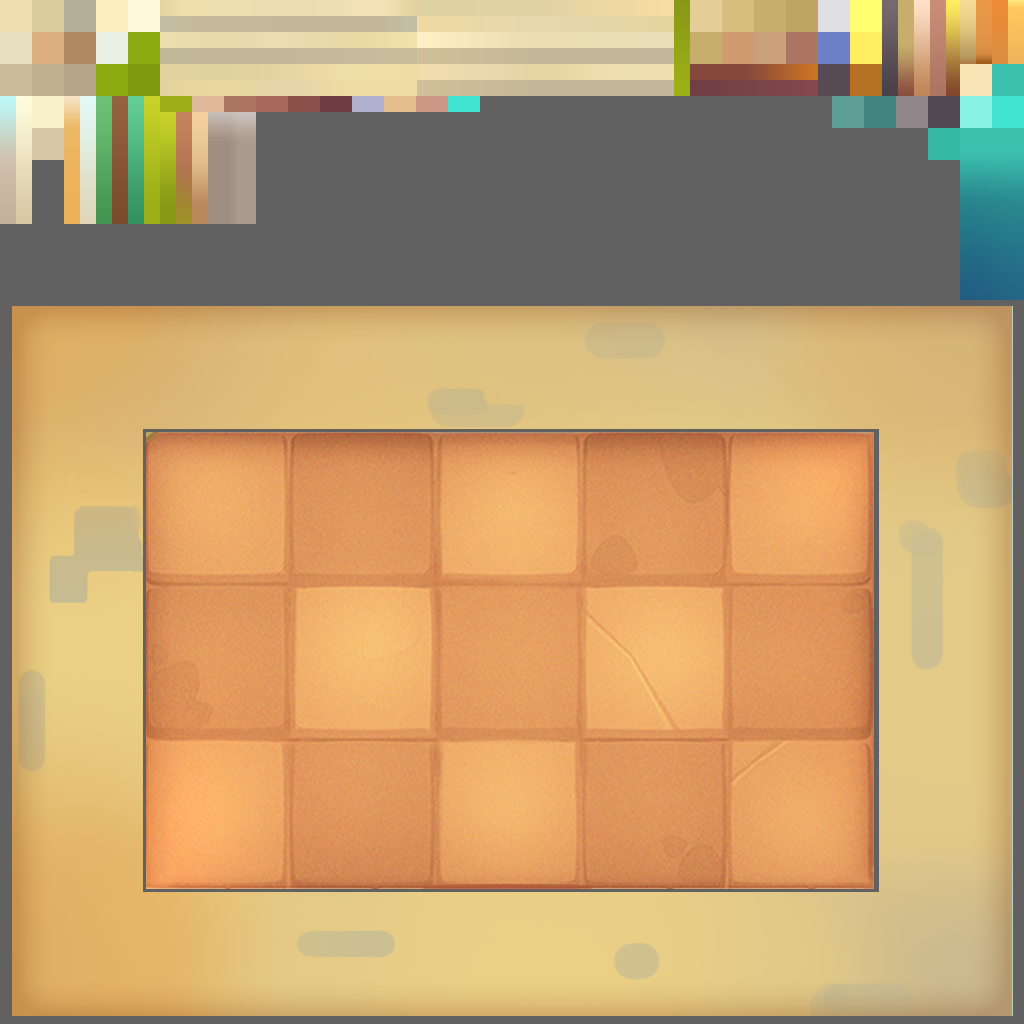
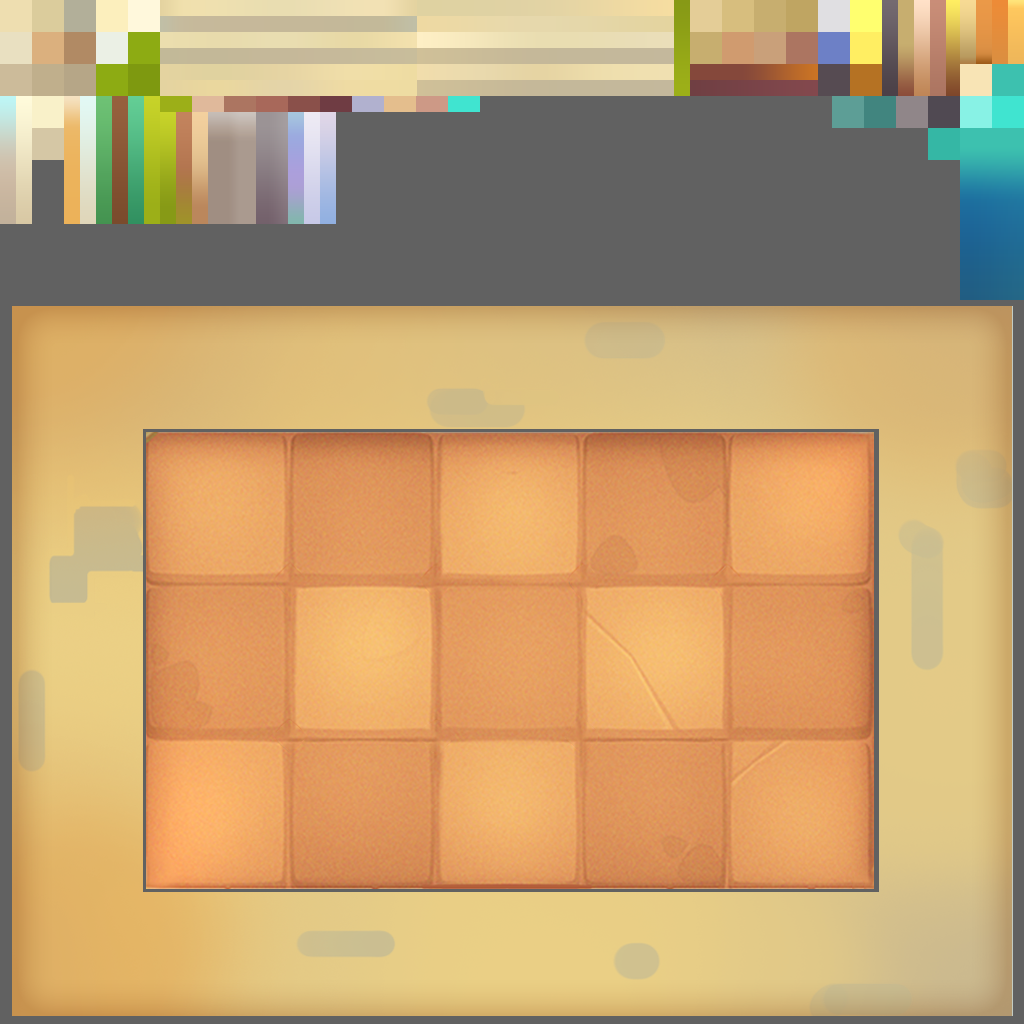
The second 1024 × 1024 image is a revision of the first. Changes to its layers:
added group "云" with 3 layers above "树" over <box>304,112,336,224</box>
added layer "矩形 16 拷贝 3" in group "云" over <box>320,112,336,224</box>
added layer "矩形 16 拷贝 2" in group "云" over <box>304,112,320,224</box>
added group "珊瑚" with 1 layers above "石头2" over <box>288,112,304,224</box>
added layer "矩形 16 拷贝" in group "珊瑚" over <box>288,112,304,224</box>
added group "石头2" with 1 layers above "石头" over <box>256,112,288,224</box>
added layer "矩形 16" in group "石头2" over <box>256,112,288,224</box>